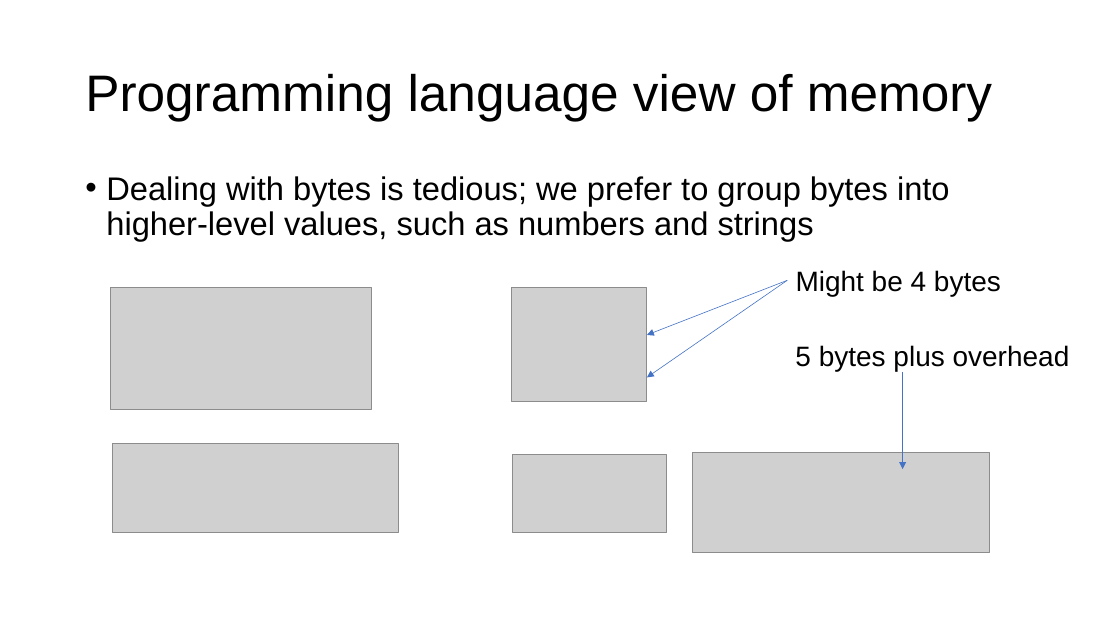
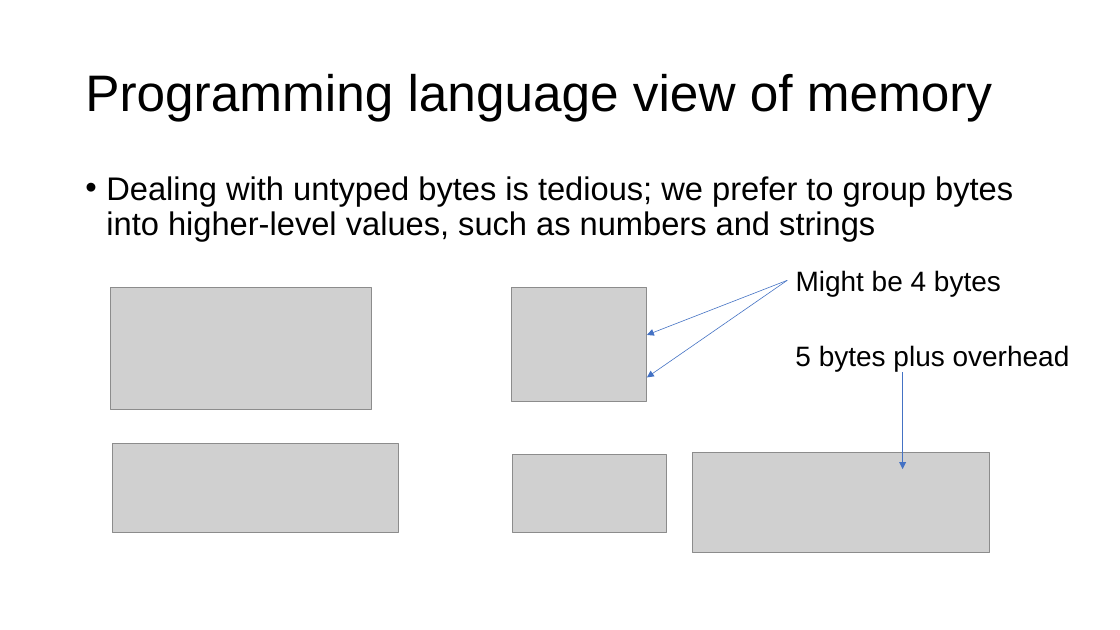
Before and after one commit to parrt/msds501, a slide deck: slide 12 of slides/intro-programming.pptx. Drawn at 1120x630 pixels with LibreOffice and Linux fonts; fonts in the diff are those of the drawing; grey boxes stand for pictures; background and template pictures are left out. Boxes give left, top, right and bottom in pixels: in the first picture for what was removed or moved away, otherwise in the second. Text is boxed around its words. In the diff, an @@ line names an element or a change of style, - is before the commit and + after.

```diff
--- a/slides/intro-programming.pptx
+++ b/slides/intro-programming.pptx
@@ text at [106, 176, 1013, 241]: text changed @@
-• Dealing with bytes is tedious; we prefer to group bytes into higher-level values, such as numbers and strings
+• Dealing with untyped bytes is tedious; we prefer to group bytes into higher-level values, such as numbers and strings
```
Also in this commit, not shown: 9 other slides changed, 1 other file.
